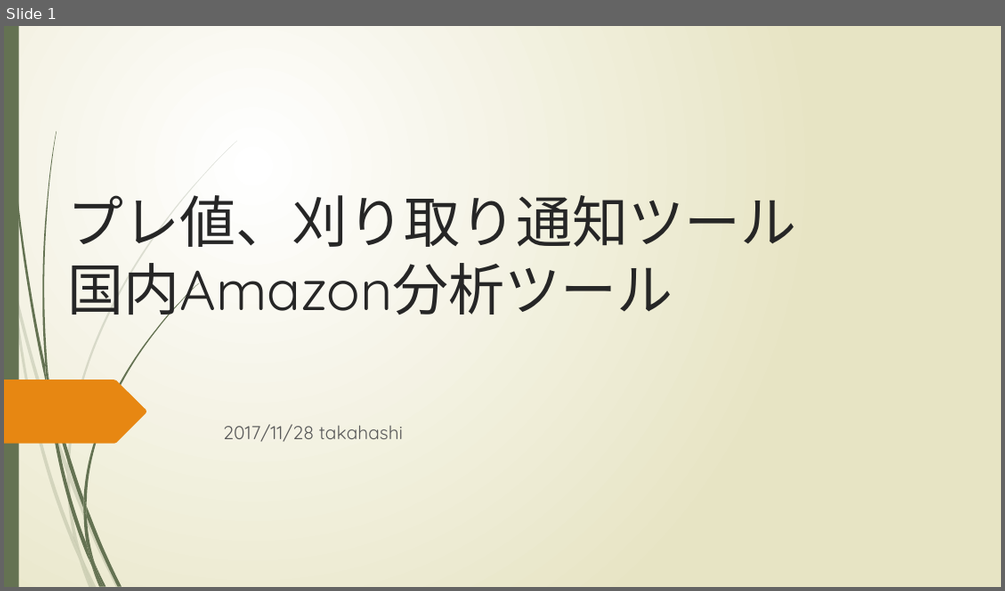
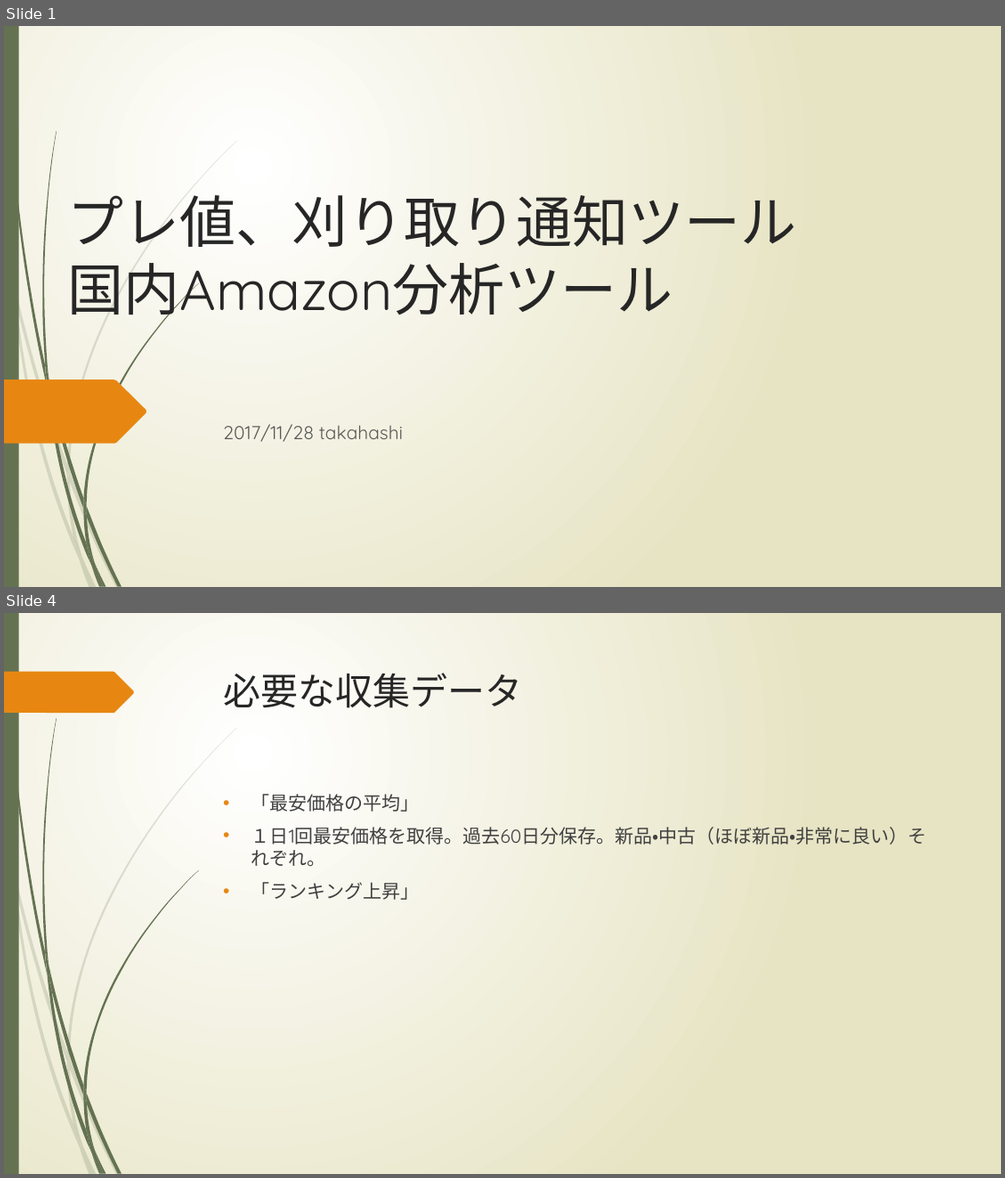
Before and after one commit to yukitakahashi08/docs, a slide deck: bonito/仕様書/プレ値・刈り取りツール仕様書.pptx. Shown one above the other, each under a label of ours: slide 1 before the commit, slides 1 and 4 after it; the slides between them are not shown. The pictures are 1005x591 and 1005x1178 pixels, drawn with LibreOffice and Linux fonts; fonts in the diff are those of the drawing. Boxes give left, top, right and bottom in pixels: in the first picture for what was removed or moved away, otherwise in the second. Text is boxed around its words. In the diff, an @@ line names an element or a change of style, - is before the commit and + after.

```diff
--- a/bonito/仕様書/プレ値・刈り取りツール仕様書.pptx
+++ b/bonito/仕様書/プレ値・刈り取りツール仕様書.pptx
@@ slide 4 added at (x1=4, y1=613, x2=1001, y2=1174), background gradient #FFFFFF to #E8E6C4; not listed: 23 template elements that a slide beside it also shows @@
@@ freeform shape added at (x1=4, y1=672, x2=134, y2=713), fill #E78712 @@
@@ title added at (x1=224, y1=673, x2=523, y2=708), 36 pt, text #262626 @@
+必要な収集データ
@@ text added at (x1=251, y1=794, x2=927, y2=900), 18 pt, text #404040 @@
+• 「最安価格の平均」
+• １日1回最安価格を取得。過去60日分保存。新品・中古（ほぼ新品・非常に良い）それぞれ。
+• 「ランキング上昇」
```
Also in this commit, not shown: 1 slide changed, 1 other slide added, 1 slide removed.
